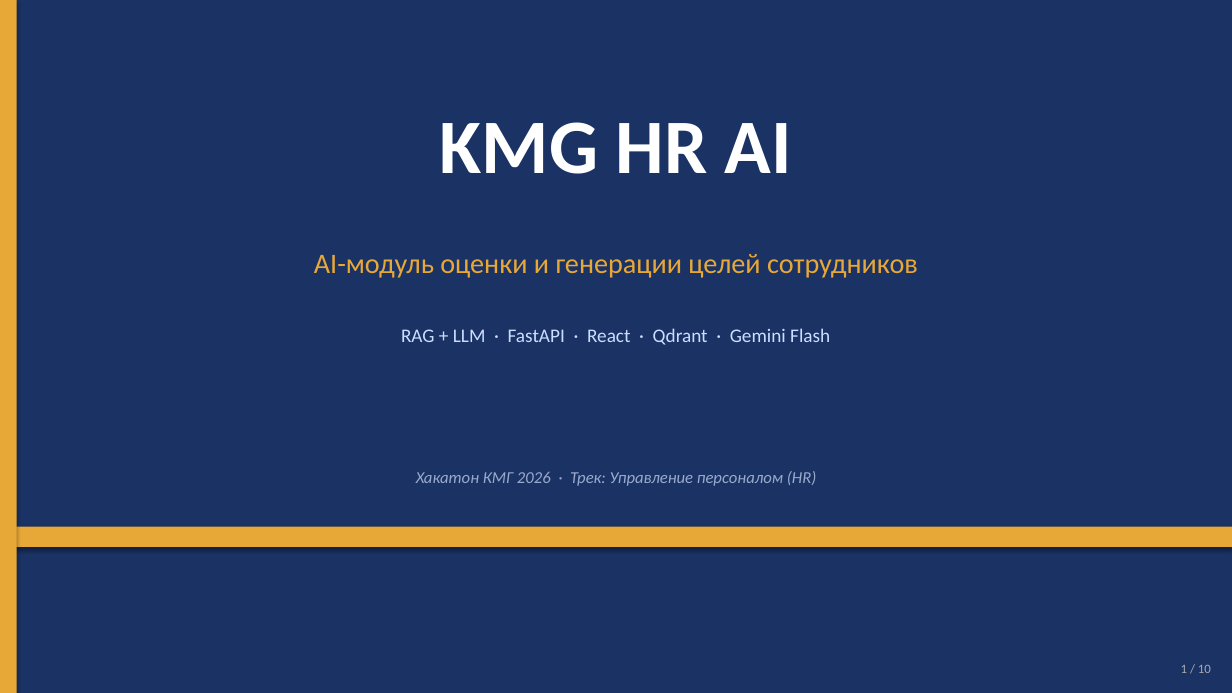
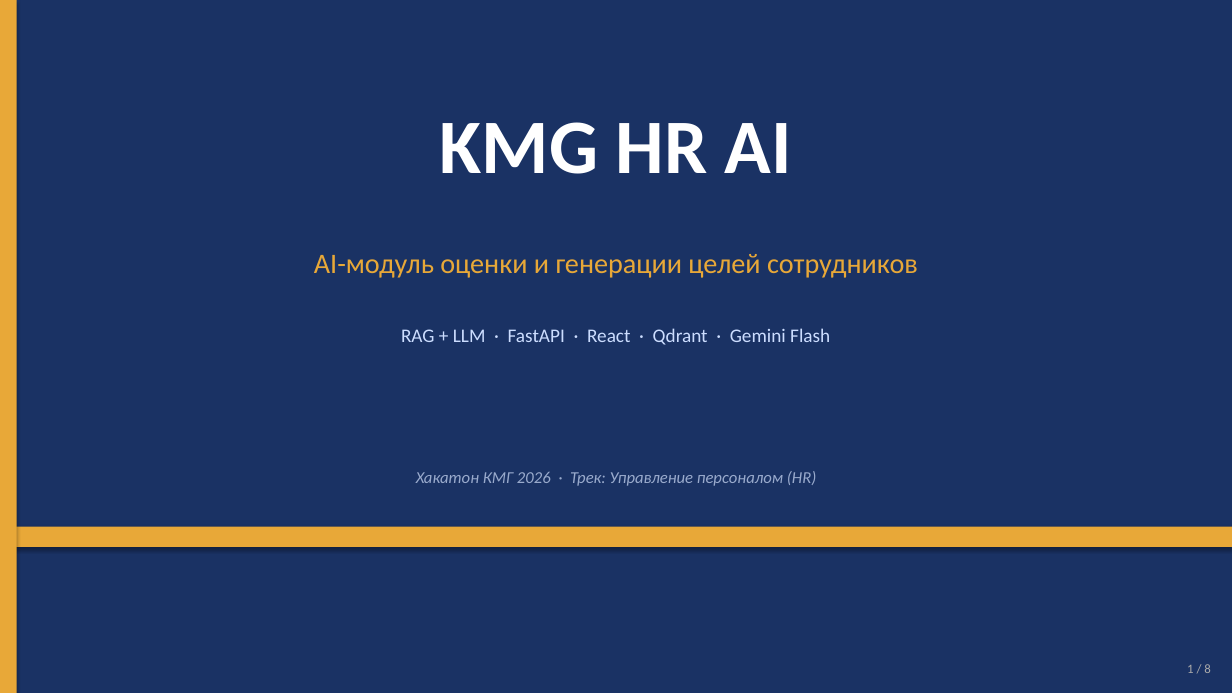
Before and after one commit to Islambek201632838/kmg-hr, a slide deck: slide 1 of KMG_HR_AI_Presentation.pptx. Drawn at 1232x693 pixels with LibreOffice and Linux fonts; fonts in the diff are those of the drawing. Boxes give left, top, right and bottom in pixels: in the first picture for what was removed or moved away, otherwise in the second. Text is boxed around its words. In the diff, an @@ line names an element or a change of style, - is before the commit and + after.

```diff
--- a/KMG_HR_AI_Presentation.pptx
+++ b/KMG_HR_AI_Presentation.pptx
@@ text at <box>1187,664,1210,673</box>: text changed @@
-1 / 10
+1 / 8
```
Also in this commit, not shown: 6 other slides changed, 1 slide added, 3 slides removed, 2 other files.
